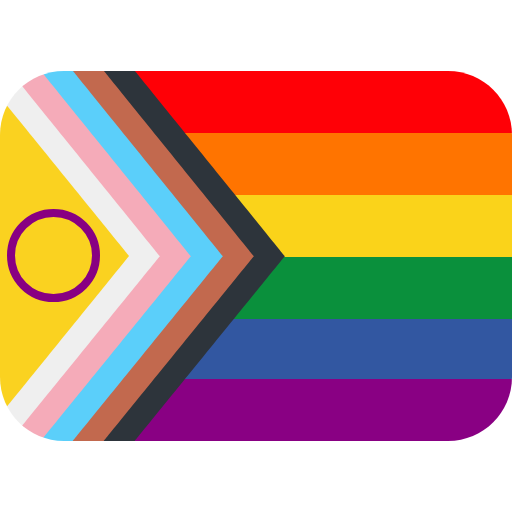
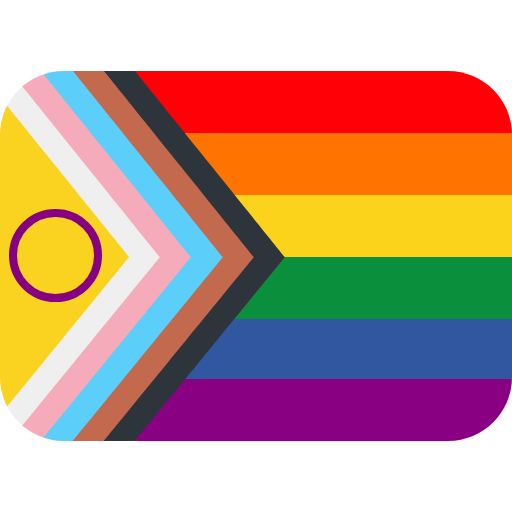
Comparing the layer stacks of the two 512x512 images. Changes:
pixels changed over (7, 86, 285, 437) (layer not identified)
